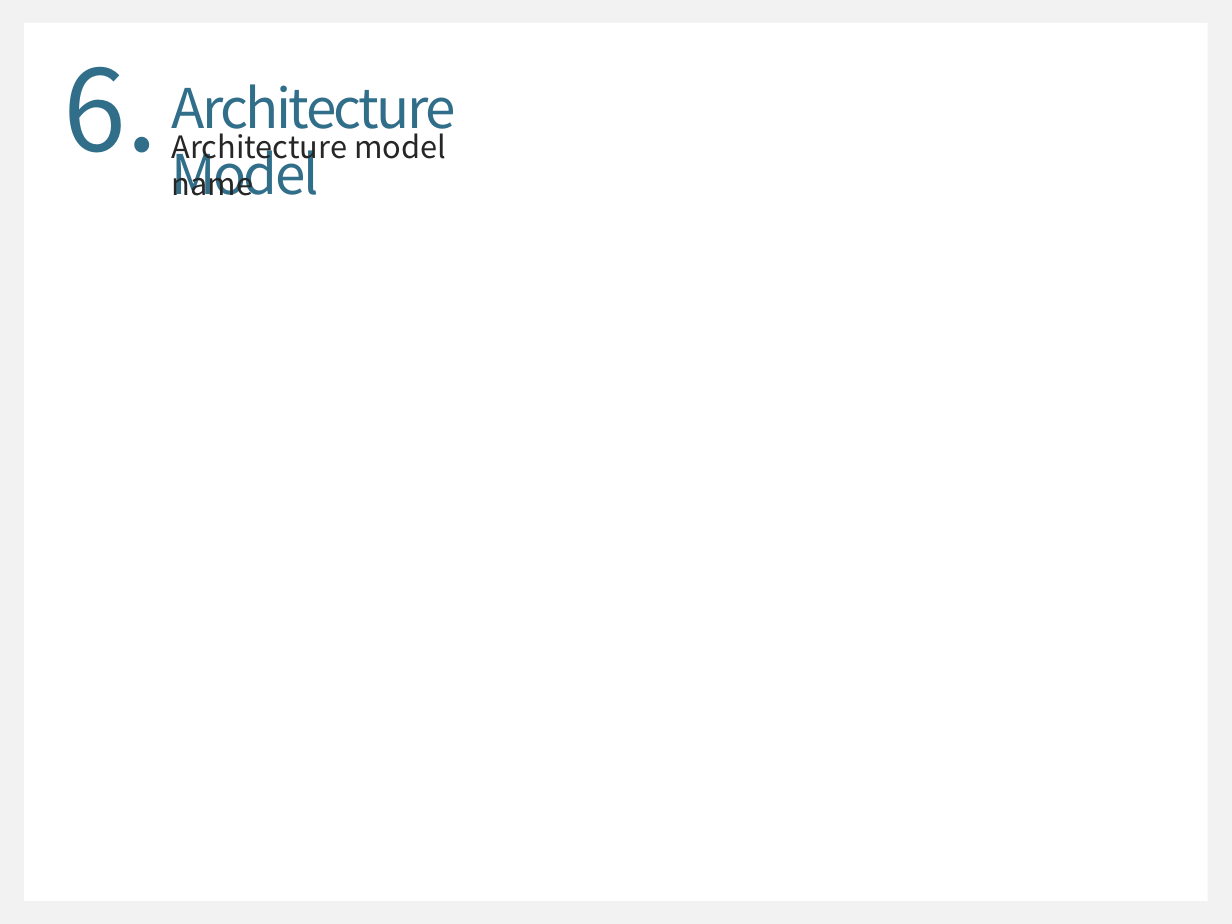
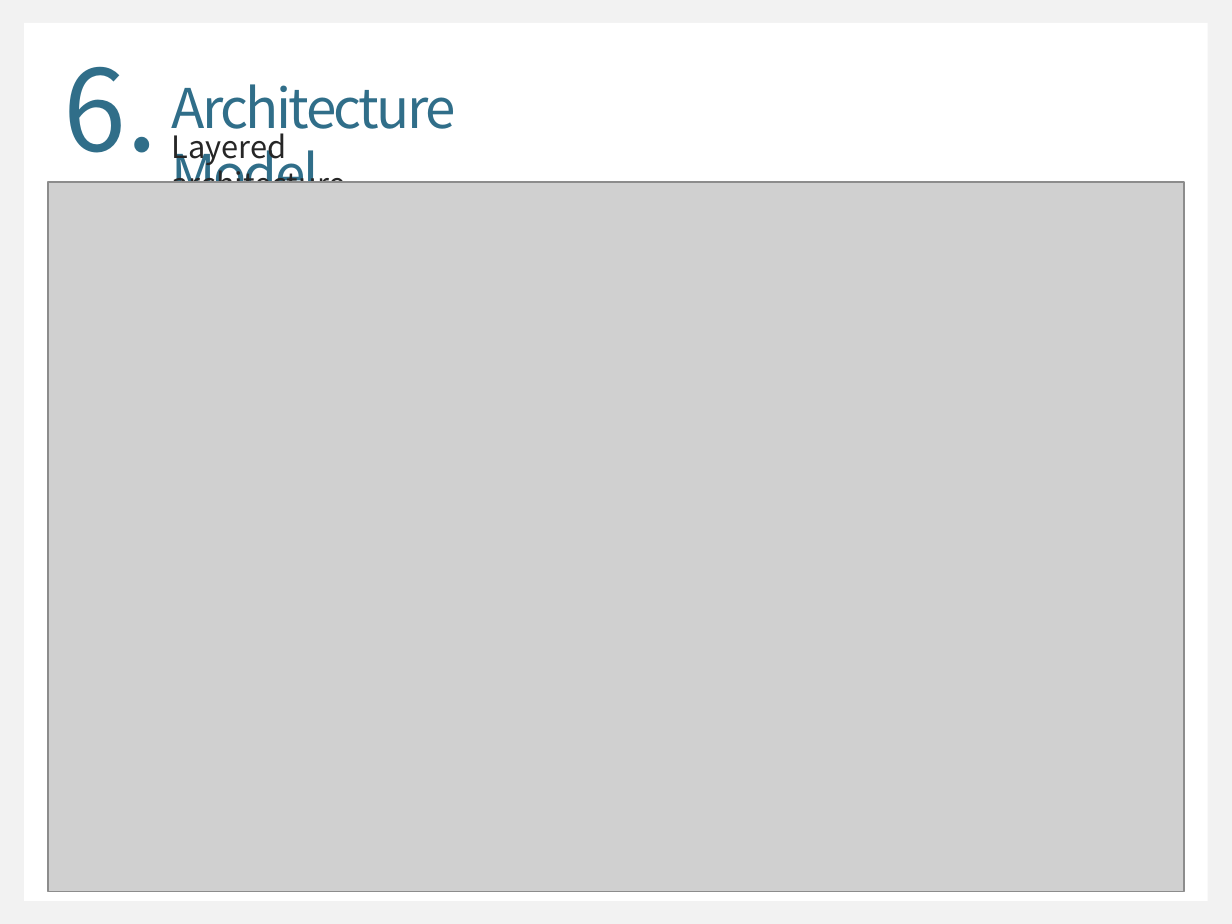
Before and after one commit to WongyuLee/KNU_SoftwareEngineering_2Team, a slide deck: slide 12 of SoftwareEngineering_2Team.pptx (slide 11 before the commit). Drawn at 1232x924 pixels with LibreOffice and Linux fonts; fonts in the diff are those of the drawing; grey boxes stand for pictures. Boxes give left, top, right and bottom in pixels: in the first picture for what was removed or moved away, otherwise in the second. Text is boxed around its words. In the diff, an @@ line names an element or a change of style, - is before the commit and + after.

```diff
--- a/SoftwareEngineering_2Team.pptx
+++ b/SoftwareEngineering_2Team.pptx
@@ text at <box>171,127,345,183</box>: text changed @@
-Architecture model name
+Layered architecture
@@ picture added at <box>48,182,1184,892</box> @@
```
Also in this commit, not shown: 11 other slides changed, 2 slides added.
